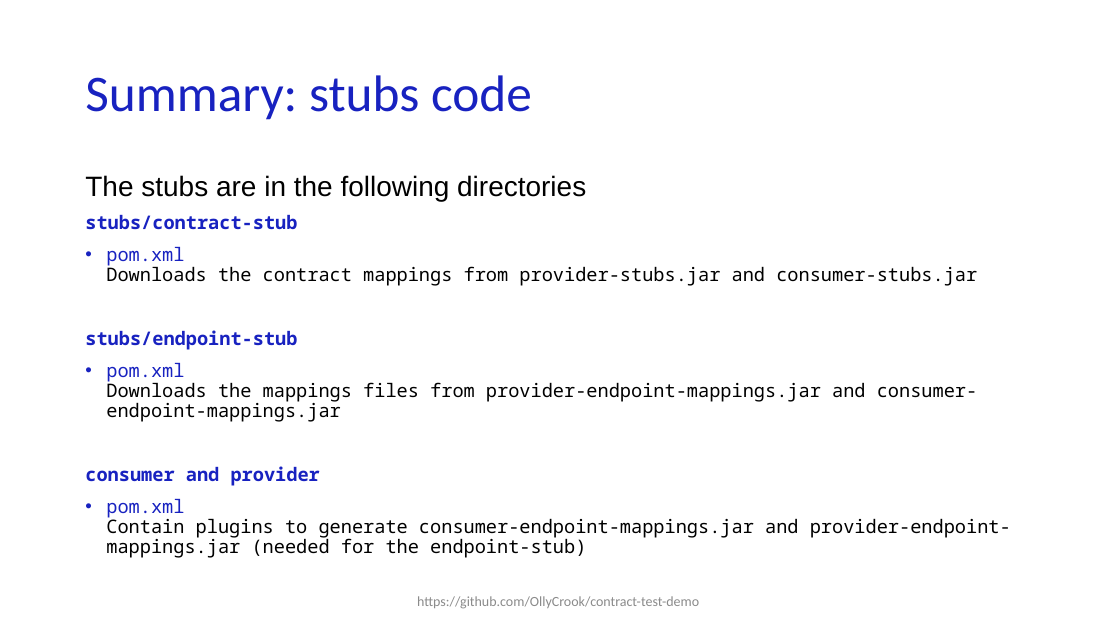
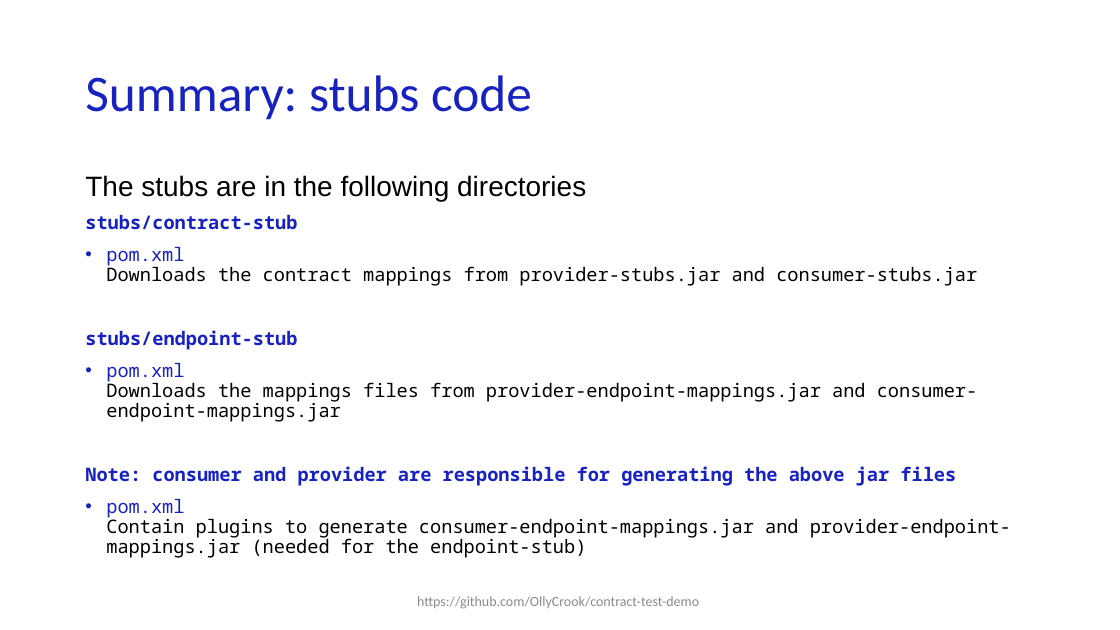
Before and after one commit to OllyCrook/contract-test-demo, a slide deck: slide 37 of Contract-testing-presentation_EngineersWeek.pptx. Drawn at 1120x630 pixels with LibreOffice and Linux fonts; fonts in the diff are those of the drawing. Boxes give left, top, right and bottom in pixels: in the first picture for what was removed or moved away, otherwise in the second. Text is boxed around its words. In the diff, an @@ line names an element or a change of style, - is before the commit and + after.

```diff
--- a/Contract-testing-presentation_EngineersWeek.pptx
+++ b/Contract-testing-presentation_EngineersWeek.pptx
@@ text at (x1=85, y1=466, x2=956, y2=486): text changed @@
-consumer and provider
+Note: consumer and provider are responsible for generating the above jar files
```
Also in this commit, not shown: 11 other slides changed.
